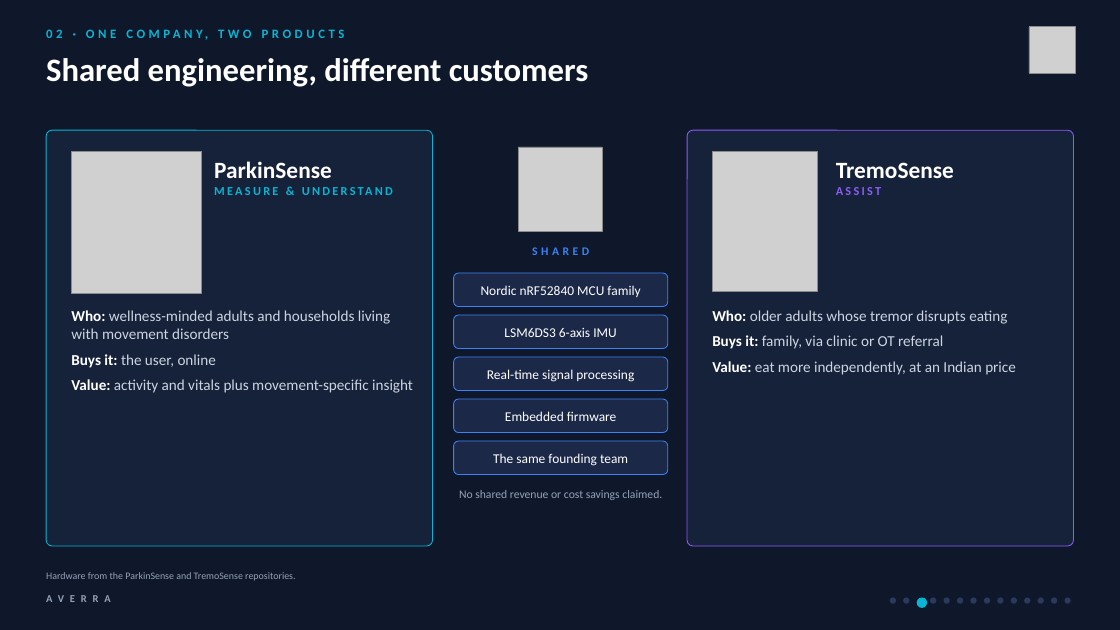
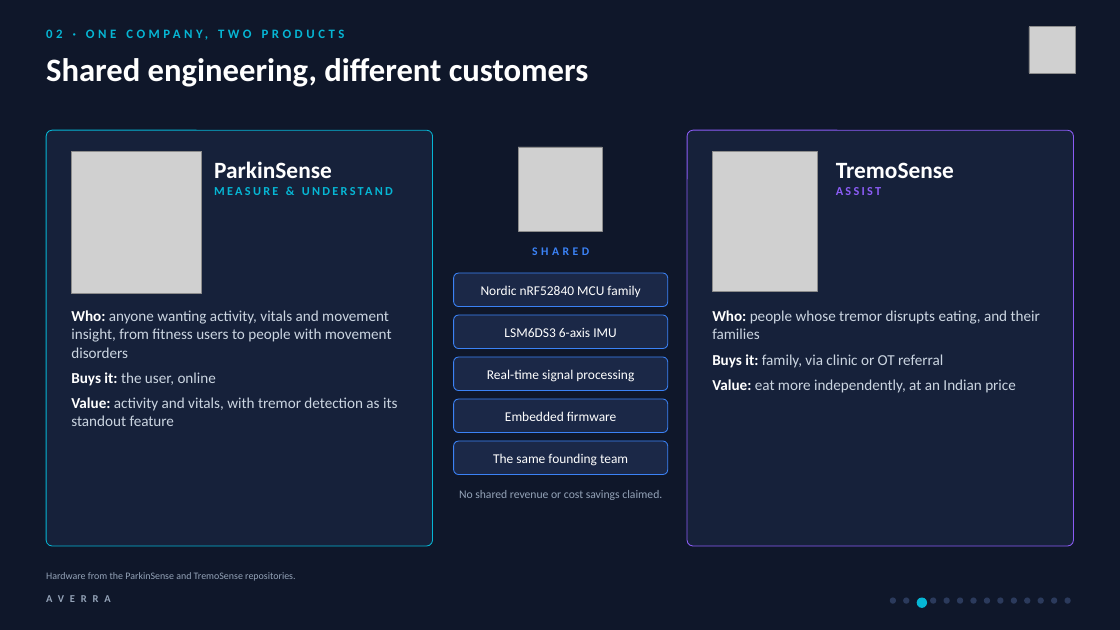
Before and after one commit to sudo-pranshu/AVERRA, a slide deck: slide 3 of deck/AVERRA_Pitch.pptx. Drawn at 1120x630 pixels with LibreOffice and Linux fonts; fonts in the diff are those of the drawing; grey boxes stand for pictures. Boxes give left, top, right and bottom in pixels: in the first picture for what was removed or moved away, otherwise in the second. Text is boxed around its words. In the diff, an @@ line names an element or a change of style, - is before the commit and + after.

```diff
--- a/deck/AVERRA_Pitch.pptx
+++ b/deck/AVERRA_Pitch.pptx
@@ text at box(71, 310, 392, 358): text changed @@
-Who: wellness-minded adults and households living with movement disorders
+Who: anyone wanting activity, vitals and movement insight, from fitness users to people with movement disorders
@@ text at box(712, 310, 1040, 339): text changed @@
-Who: older adults whose tremor disrupts eating
+Who: people whose tremor disrupts eating, and their families
@@ text at box(71, 397, 397, 426): text changed @@
-Value: activity and vitals plus movement-specific insight
+Value: activity and vitals, with tremor detection as its standout feature
```
Also in this commit, not shown: 5 other slides changed, 11 other files.
